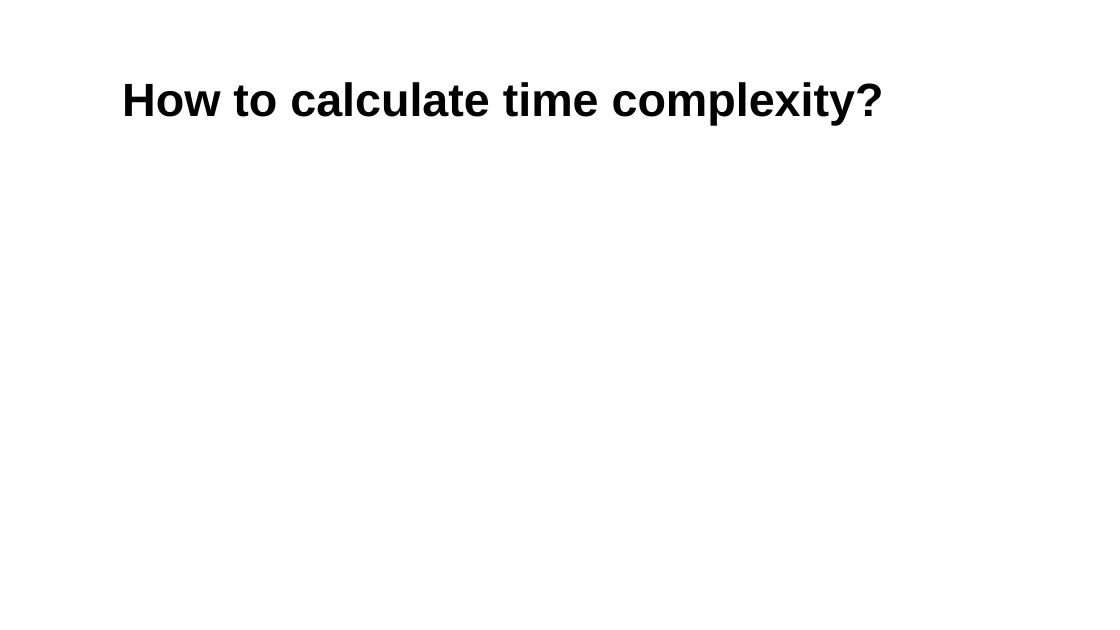
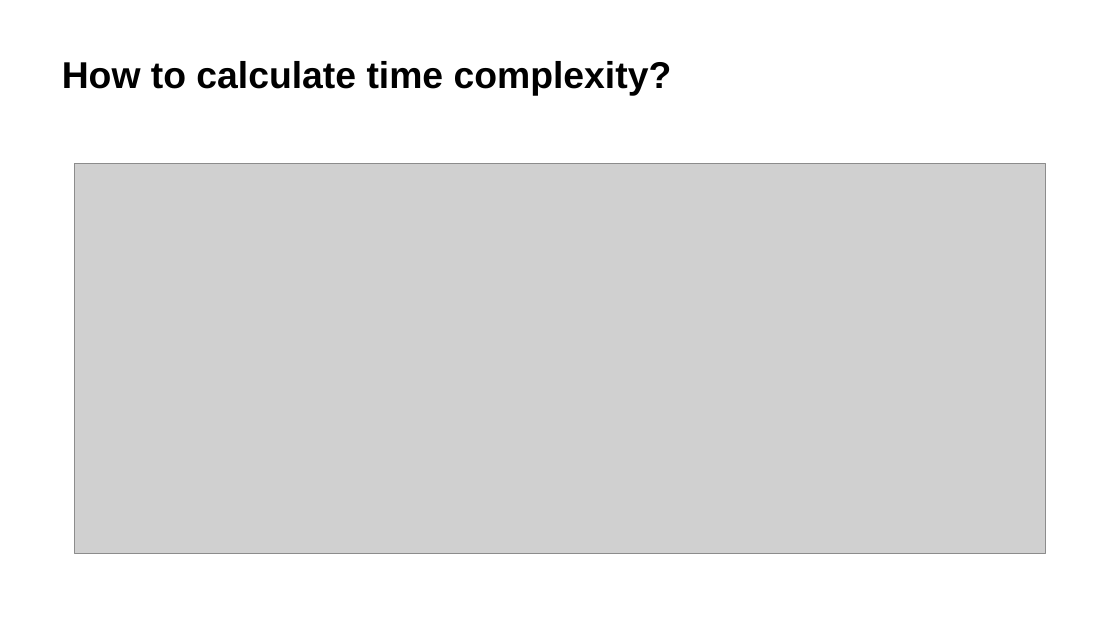
Before and after one commit to alaminbhuyan/DSA-In-Python, a slide deck: slide 21 of Design & Analysis Of Algorithm PDF/DAA.pptx (slide 16 before the commit). Drawn at 1120x630 pixels with LibreOffice and Linux fonts; fonts in the diff are those of the drawing; grey boxes stand for pictures. Boxes give left, top, right and bottom in pixels: in the first picture for what was removed or moved away, otherwise in the second. Text is boxed around its words. In the diff, an @@ line names an element or a change of style, - is before the commit and + after.

```diff
--- a/Design & Analysis Of Algorithm PDF/DAA.pptx
+++ b/Design & Analysis Of Algorithm PDF/DAA.pptx
@@ title "How to calculate time complexity?": place and size @@
-title "How to calculate time complexity?" at (122, 82, 884, 125)
+title "How to calculate time complexity?" at (62, 61, 672, 95)
@@ title "How to calculate time complexity?" at (62, 61, 672, 95): size 40 to 32 pt @@
@@ picture added at (75, 164, 1045, 554) @@
```
Also in this commit, not shown: 8 slides added, 1 other file.
